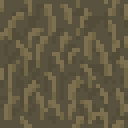
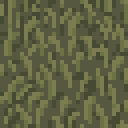
Comparing the layer stacks of the two 128x128 images. Changes:
removed layer "Layer 2" over [0,0,128,128]
removed layer "Layer 1" over [0,0,128,128]
removed layer "Layer 3" over [0,4,128,128]
removed layer "Background" over [0,0,128,128]
